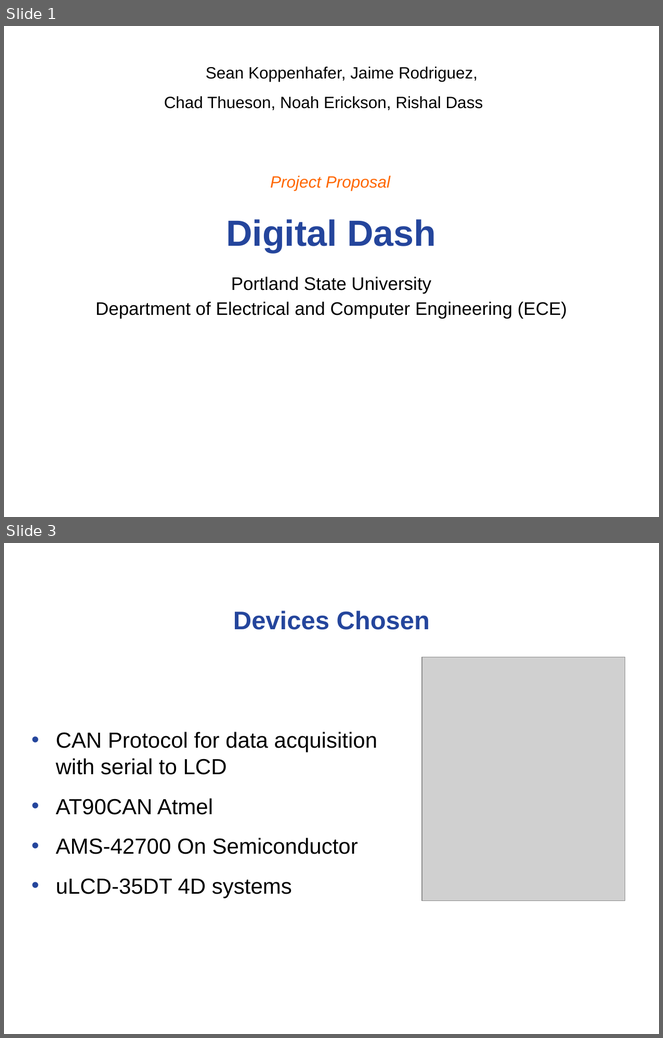
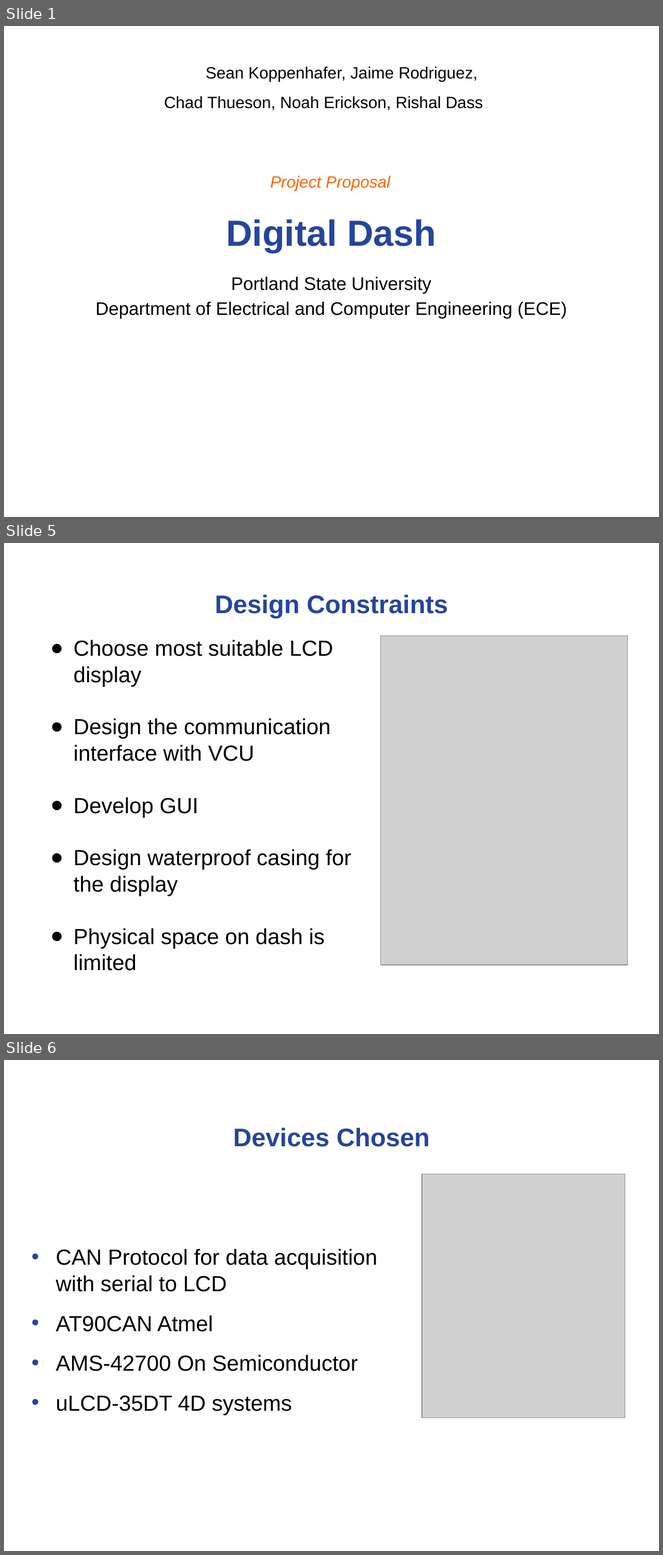
Before and after one commit to noahterickson/DigitalDash, a slide deck: Proposal/Project Proposal.ppt. Shown one above the other, each under a label of ours: slides 1 and 3 before the commit, slides 1, 5 and 6 after it; the slides between them are not shown. The pictures are 663x1038 and 663x1555 pixels, drawn with LibreOffice and Linux fonts; fonts in the diff are those of the drawing; grey boxes stand for pictures; background and template pictures are left out. Boxes give left, top, right and bottom in pixels: in the first picture for what was removed or moved away, otherwise in the second. Text is boxed around its words. In the diff, an @@ line names an element or a change of style, - is before the commit and + after.

```diff
--- a/Proposal/Project Proposal.ppt
+++ b/Proposal/Project Proposal.ppt
@@ slide 5 added at (x1=4, y1=543, x2=659, y2=1034), background #FFFFFF @@
@@ title added at (x1=215, y1=594, x2=448, y2=618), 28 pt, text #24459C, bold @@
+Design Constraints
@@ picture added at (x1=380, y1=636, x2=628, y2=965) @@
@@ text added at (x1=74, y1=640, x2=351, y2=971), 24 pt, text #000000 @@
+● Choose most suitable LCD display
+● Design the communication interface with VCU
+● Develop GUI
+● Design waterproof casing for the display
+● Physical space on dash is limited
@@ what was slide 3 is now slide 6 @@
```
Also in this commit, not shown: 2 slides changed, 2 other slides added, 5 other files.
